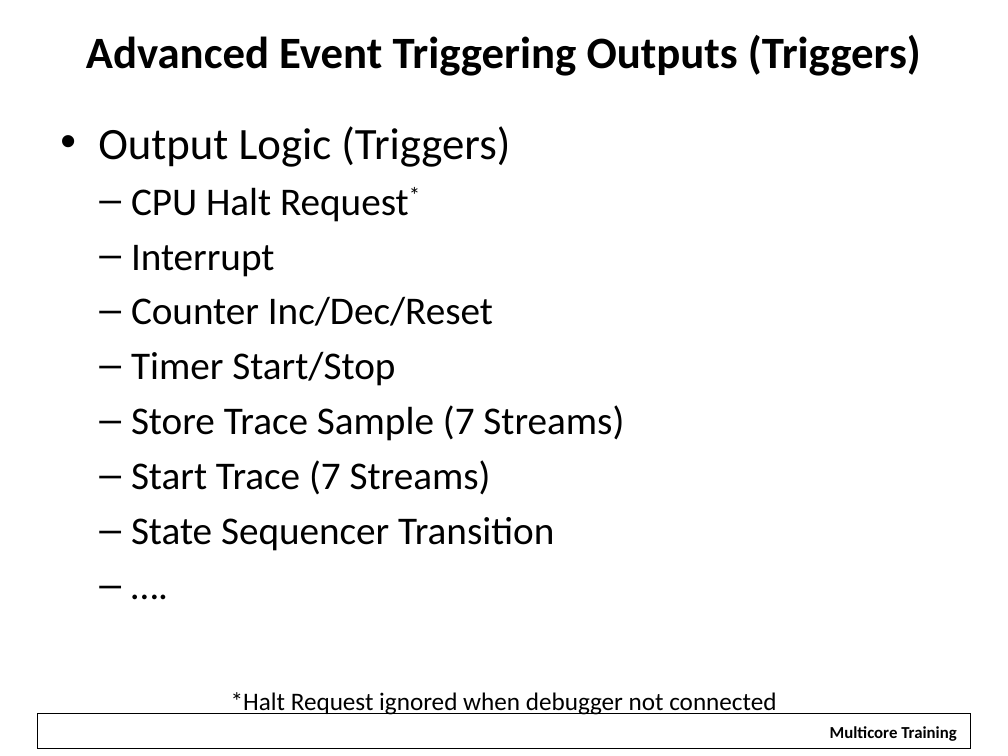
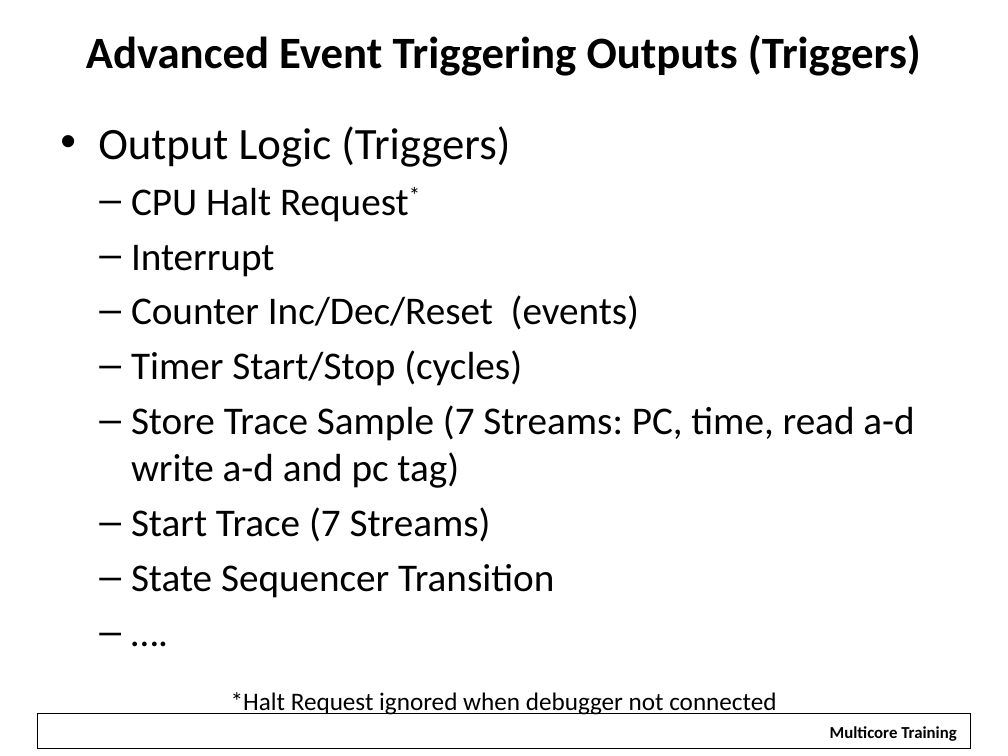
Before and after one commit to hari1989/keystone-workshop, a slide deck: slide 11 of slides/KeyStone Advanced Debug.pptx. Drawn at 1008x756 pixels with LibreOffice and Linux fonts; fonts in the diff are those of the drawing; background and template pictures are left out. Boxes give left, top, right and bottom in pixels: in the first picture for what was removed or moved away, otherwise in the second. Text is boxed around its words. In the diff, an @@ line names an element or a change of style, - is before the commit and + after.

```diff
--- a/slides/KeyStone Advanced Debug.pptx
+++ b/slides/KeyStone Advanced Debug.pptx
@@ text at <box>131,295,914,488</box>: text changed @@
-  – Counter Inc/Dec/Reset
-  – Timer Start/Stop
-  – Store Trace Sample (7 Streams)
+  – Counter Inc/Dec/Reset (events)
+  – Timer Start/Stop (cycles)
+  – Store Trace Sample (7 Streams: PC, time, read a-d write a-d and pc tag)
```
